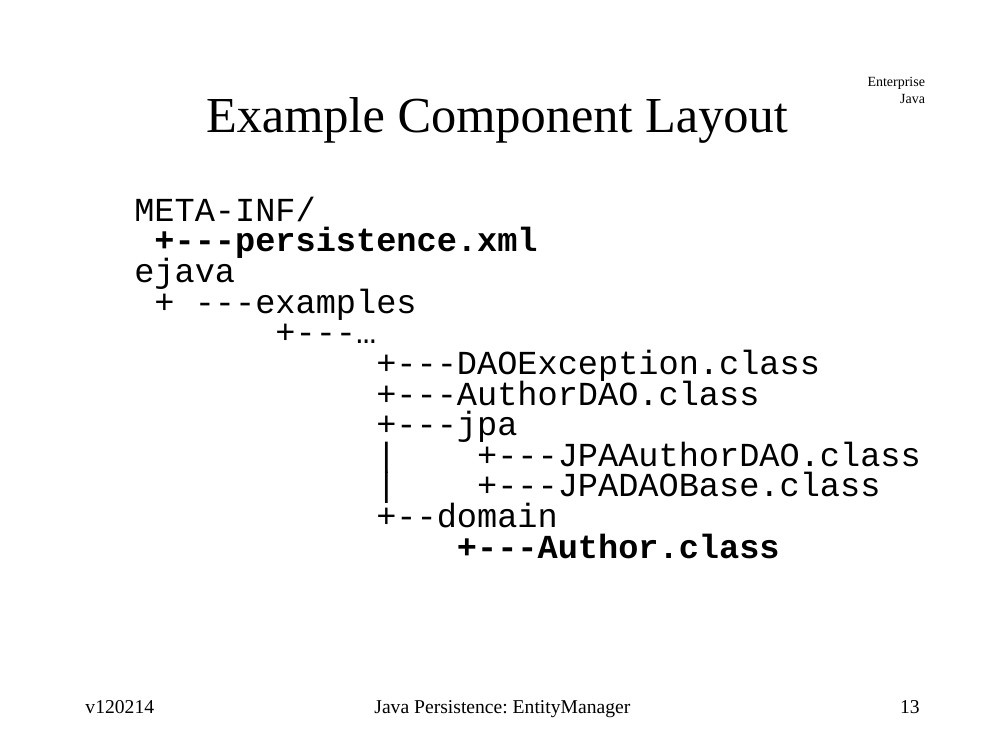
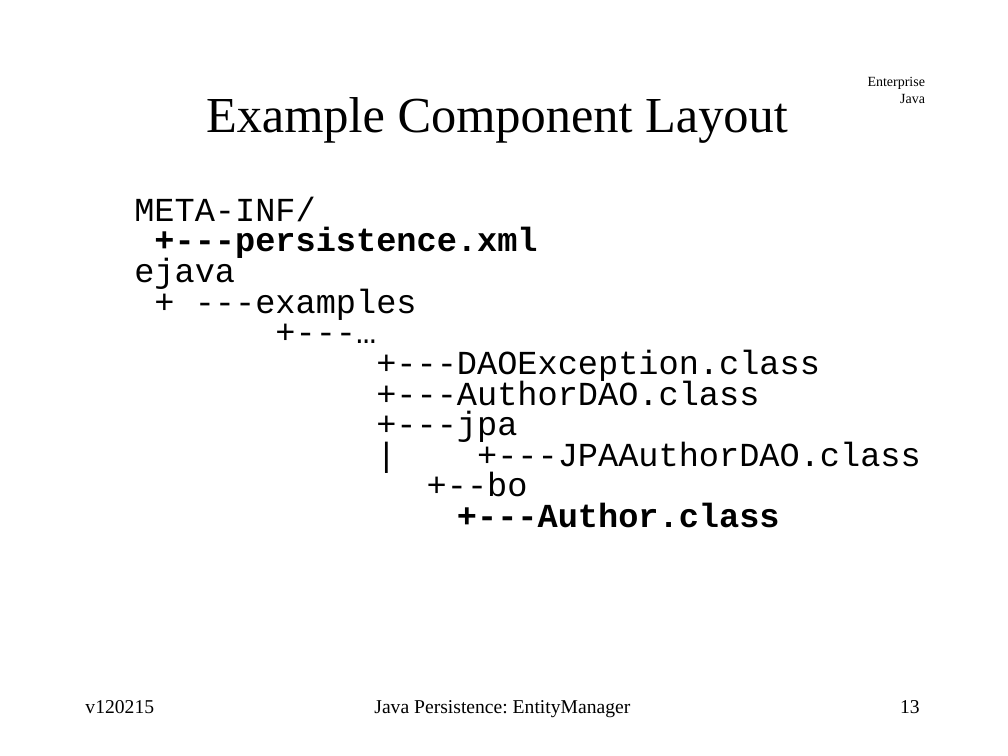
Before and after one commit to jcstaff/ejava-javaee, a slide deck: slide 13 of jpaDAO/src/site/resources/lectures/entityMgr.ppt. Drawn at 1008x756 pixels with LibreOffice and Linux fonts; fonts in the diff are those of the drawing. Boxes give left, top, right and bottom in pixels: in the first picture for what was removed or moved away, otherwise in the second. Text is boxed around its words. In the diff, an @@ line names an element or a change of style, - is before the commit and + after.

Commit message:
removed legacy base class reference in slide

```diff
--- a/jpaDAO/src/site/resources/lectures/entityMgr.ppt
+++ b/jpaDAO/src/site/resources/lectures/entityMgr.ppt
@@ text at (427, 472, 528, 497): text changed @@
-| +---JPADAOBase.class
-+--domain
++--bo
@@ text at (85, 700, 154, 714): text changed @@
-v120214
+v120215
```
Also in this commit, not shown: 54 other slides changed.
